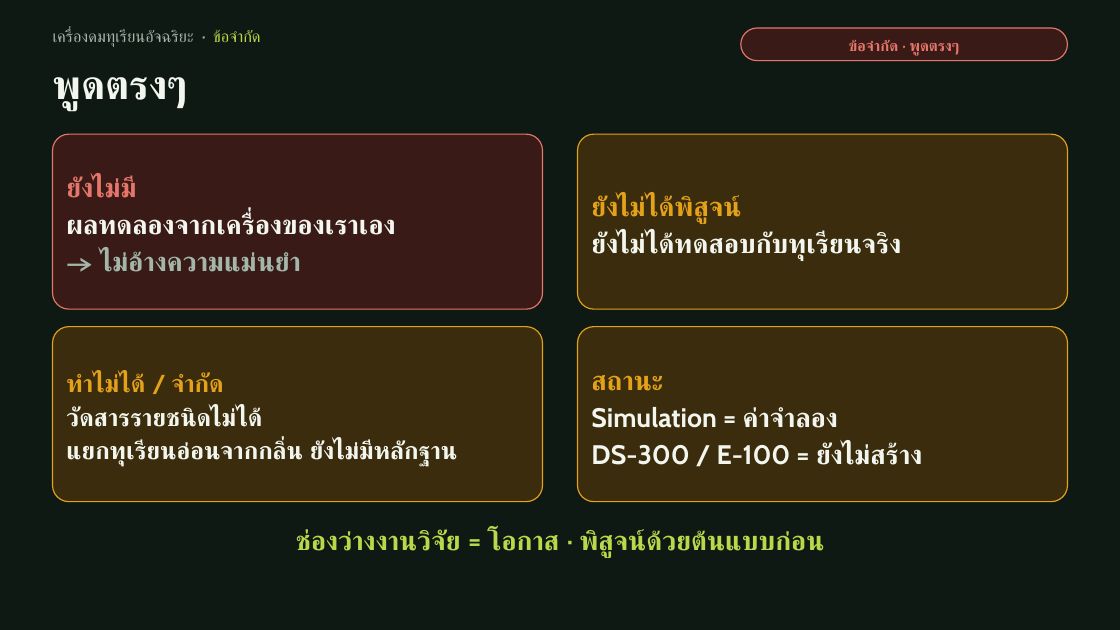
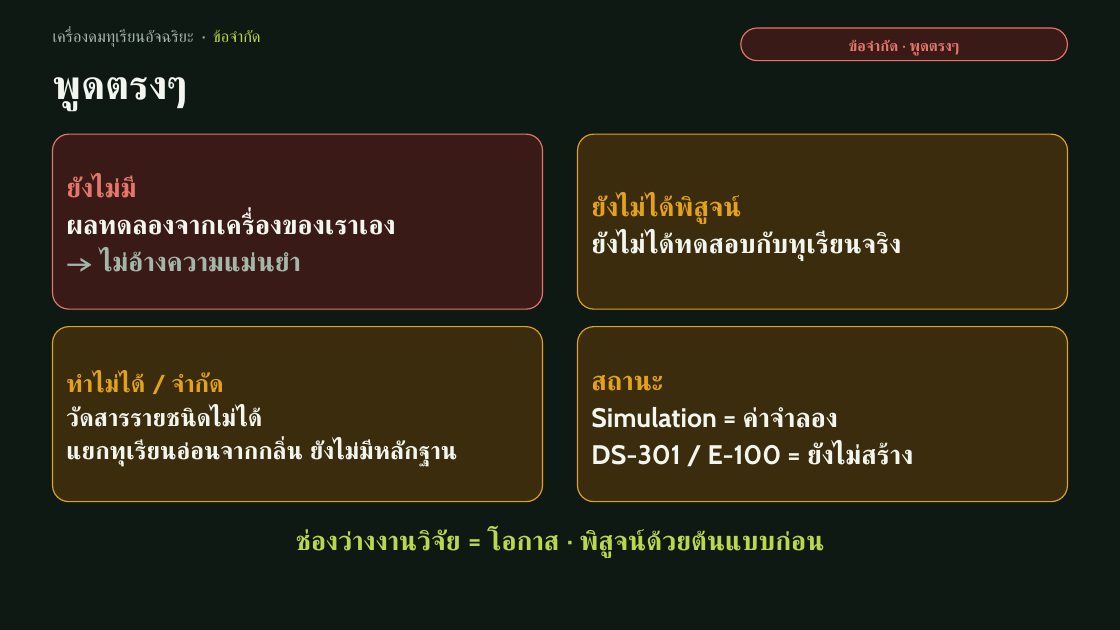
Before and after one commit to moolek02/e-nose-hub, a slide deck: slide 14 of docs/e-nose-pitch-deck-v2.pptx. Drawn at 1120x630 pixels with LibreOffice and Linux fonts; fonts in the diff are those of the drawing. Boxes give left, top, right and bottom in pixels: in the first picture for what was removed or moved away, otherwise in the second. Text is boxed around its words. In the diff, an @@ line names an element or a change of style, - is before the commit and + after.

```diff
--- a/docs/e-nose-pitch-deck-v2.pptx
+++ b/docs/e-nose-pitch-deck-v2.pptx
@@ text at box(591, 443, 913, 465): text changed @@
-DS-300 / E-100 = ยังไม่สร้าง
+DS-301 / E-100 = ยังไม่สร้าง
```
Also in this commit, not shown: 10 other slides changed, 4 other files.
